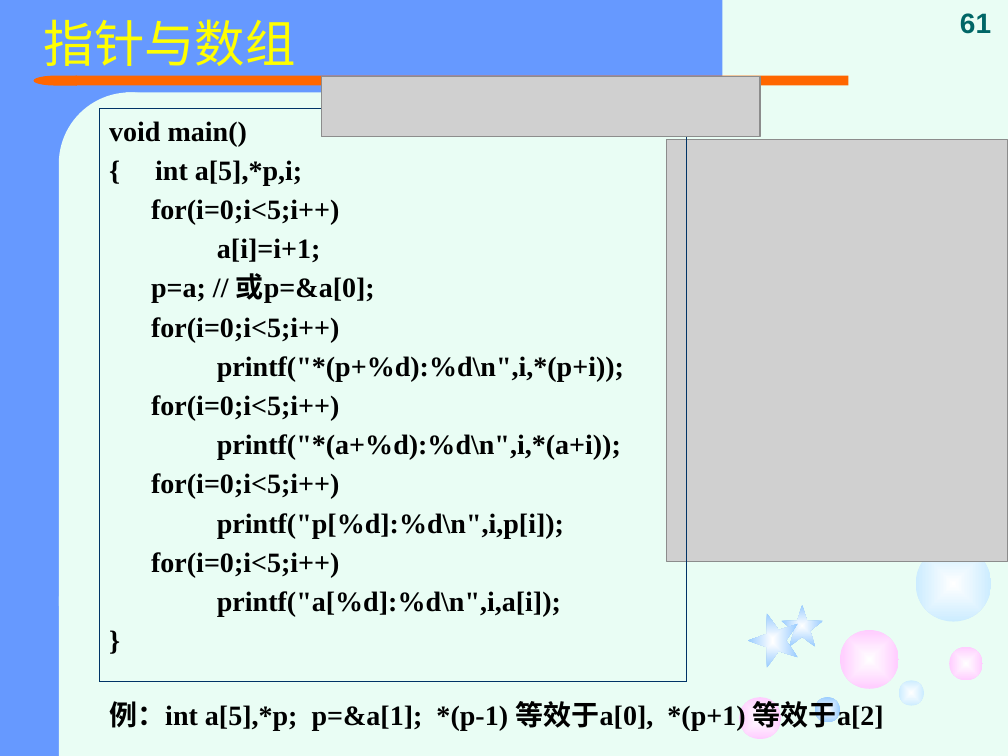
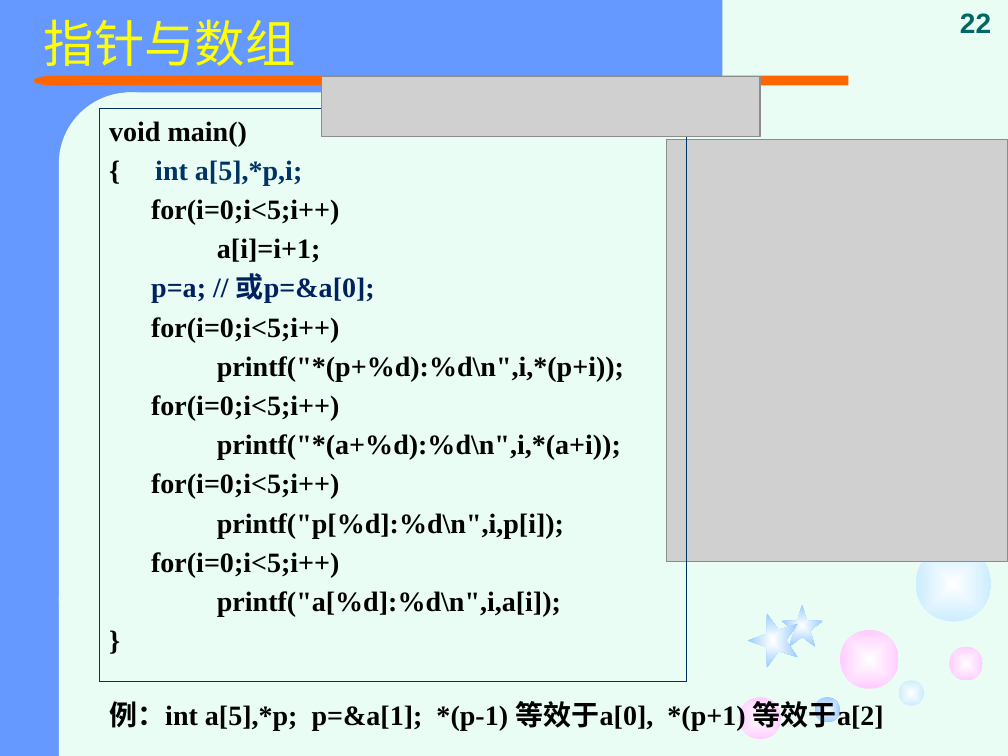
Before and after one commit to jtrfid/C-Repositories, a slide deck: slide 22 of 2015备课/课件/复习.pptx (slide 61 before the commit). Drawn at 1008x756 pixels with LibreOffice and Linux fonts; fonts in the diff are those of the drawing; grey boxes stand for pictures. Boxes give left, top, right and bottom in pixels: in the first picture for what was removed or moved away, otherwise in the second. Text is boxed around its words. In the diff, an @@ line names an element or a change of style, - is before the commit and + after.

```diff
--- a/2015备课/课件/复习.pptx
+++ b/2015备课/课件/复习.pptx
@@ page number at [960, 13, 991, 33]: text changed @@
-61
+22
@@ text in rectangle at [151, 160, 375, 303]: text colour #000000 to #003366 in "int a[5],*p,i;"; text colour #000000 to #002060 in "p=a; // 或p=&a[0];" @@
```
Also in this commit, not shown: 4 other slides changed, 4 slides added, 49 slides removed.
